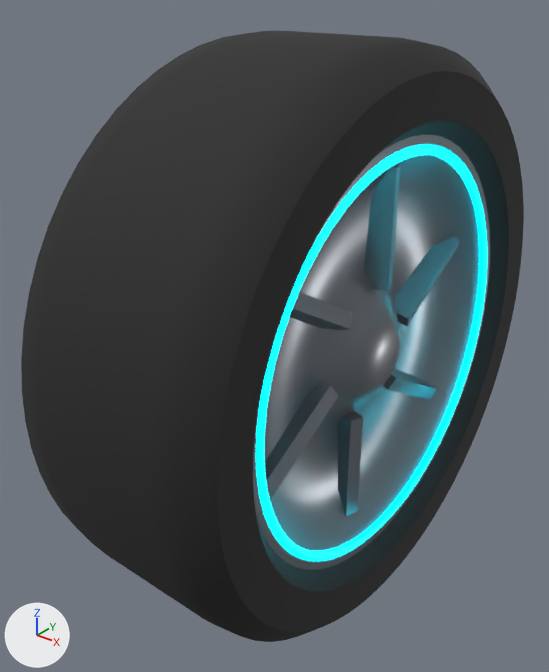
Renders of the glTF model examples/car-cockpit/assets/car/wheel.glb from each side of a commit.
Both versions are drawn from a 50 mm camera at (0.527, -0.741, 0.437) aimed at (-0.04, -0.033, -0.002). The axes (+X, +Y, +Z) are drawn at lower left. The lights are the same throughout. The older version comes first.

Before the edit, the objects in view are built like this:
```python
mat_svala_rim = principled_material('svala_rim')
mat_svala_rim.base_color = (0.2, 0.21, 0.23)  # grey #7c7e84
mat_svala_rim.metallic = 0.6
mat_svala_rim.roughness = 0.32
me_wheel = bpy.data.meshes.new('wheel')
me_wheel.from_pydata(...)  # 1777 vertices, 3336 faces; spans x -0.14..0.14, y -0.37..0.37, z -0.37..0.37
# faces by material slot: [1152, 1032, 384, 768]
me_wheel.materials.append(mat_svala_tyre)  # black #242424
me_wheel.materials.append(mat_svala_rim)  # grey #7c7e84
me_wheel.materials.append(mat_svala_brake)  # grey #959597
me_wheel.materials.append(mat_svala_neon_cyan)  # cyan #00e5ff, glowing cyan #00e5ff
ob_wheel = bpy.data.objects.new('wheel', me_wheel)
ob_wheel.location = (0.0, 0.0, 0.0)
```
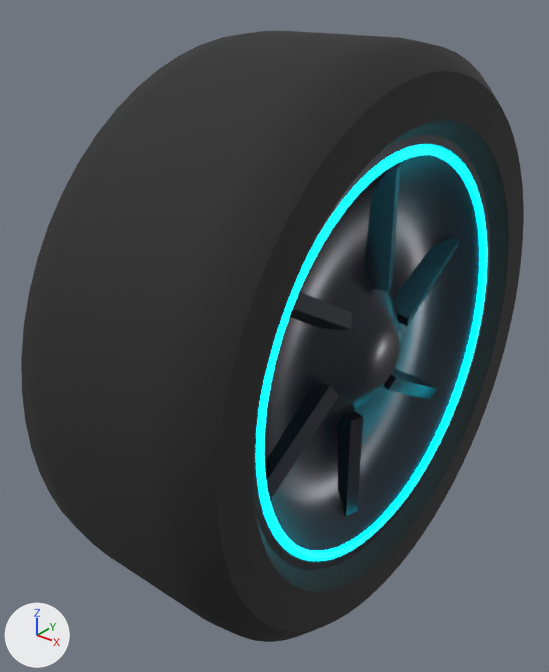
Boxes (x1, y1, x2, y2) around the edits, measured in the pictures (549 x 672 px):
'wheel', recoloured (darker): (250, 132, 493, 573) in both

Edits to the bpy script that builds the scene:
```text
Change mat_svala_rim:
    mat_svala_rim.base_color: (0.2, 0.21, 0.23) -> (0.035, 0.035, 0.045)  # grey #7c7e84 -> dark grey #35353c
```
